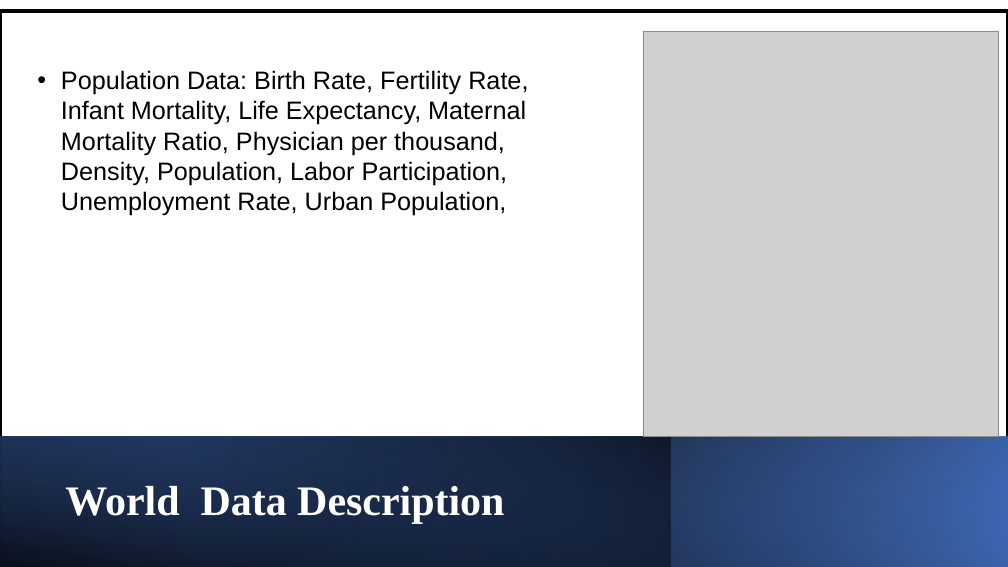
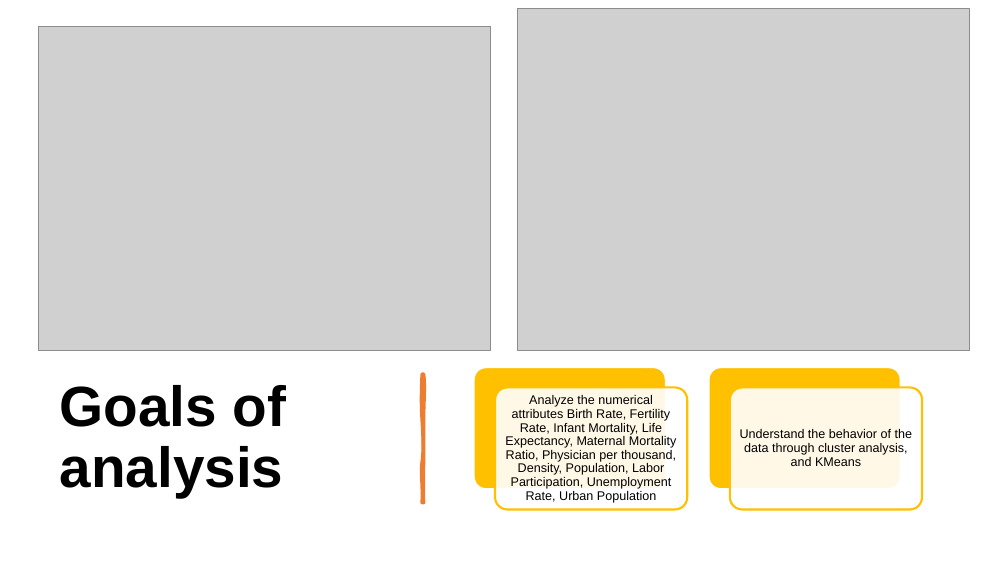
Before and after one commit to toyosi11/0.ProjectDataMiningFall2023, a slide deck: slide 3 of 10.05.2023.Data_Descriptive_Presentation.pptx (slide 4 before the commit). Drawn at 1008x567 pixels with LibreOffice and Linux fonts; fonts in the diff are those of the drawing; grey boxes stand for pictures. Boxes give left, top, right and bottom in pixels: in the first picture for what was removed or moved away, otherwise in the second. Text is boxed around its words. In the diff, an @@ line names an element or a change of style, - is before the commit and + after.

```diff
--- a/10.05.2023.Data_Descriptive_Presentation.pptx
+++ b/10.05.2023.Data_Descriptive_Presentation.pptx
@@ rectangle removed at (0, 11, 1008, 567) @@
@@ picture added at (39, 26, 491, 351) @@
@@ picture: place and size @@
-picture at (643, 32, 999, 437)
+picture at (517, 8, 969, 351)
@@ text added at (60, 385, 286, 497), 54 pt, text #000000, bold @@
+Goals of analysis
@@ freeform shape added at (422, 374, 423, 503), fill #ED7D31, outline #ED7D31 3.25 pt @@
@@ text "Analyze the numerical attributes Birth ..." at (505, 395, 677, 503): vertical alignment top to middle @@
@@ text at (505, 395, 677, 503): text changed; size 24 to 12 pt @@
-• Population Data: Birth Rate, Fertility Rate, Infant Mortality, Life Expectancy, Maternal Mortality Ratio, Physician per thousand, Density, Population, Labor Participation, Unemployment Rate, Urban Population,
+Analyze the numerical attributes Birth Rate, Fertility Rate, Infant Mortality, Life Expectancy, Maternal Mortality Ratio, Physician per thousand, Density, Population, Labor Participation, Unemployment Rate, Urban Population
@@ rectangle removed at (0, 437, 1008, 567) @@
@@ rectangle removed at (0, 437, 671, 567) @@
@@ rectangle removed at (0, 437, 1008, 567) @@
@@ group added at (474, 368, 923, 510): 4 rounded rectangles, 1 text @@
+Understand the behavior of the data through cluster analysis, and KMeans
@@ title removed at (65, 486, 504, 523) @@
-World Data Description
```
Also in this commit, not shown: 11 other slides changed, 2 other files.
